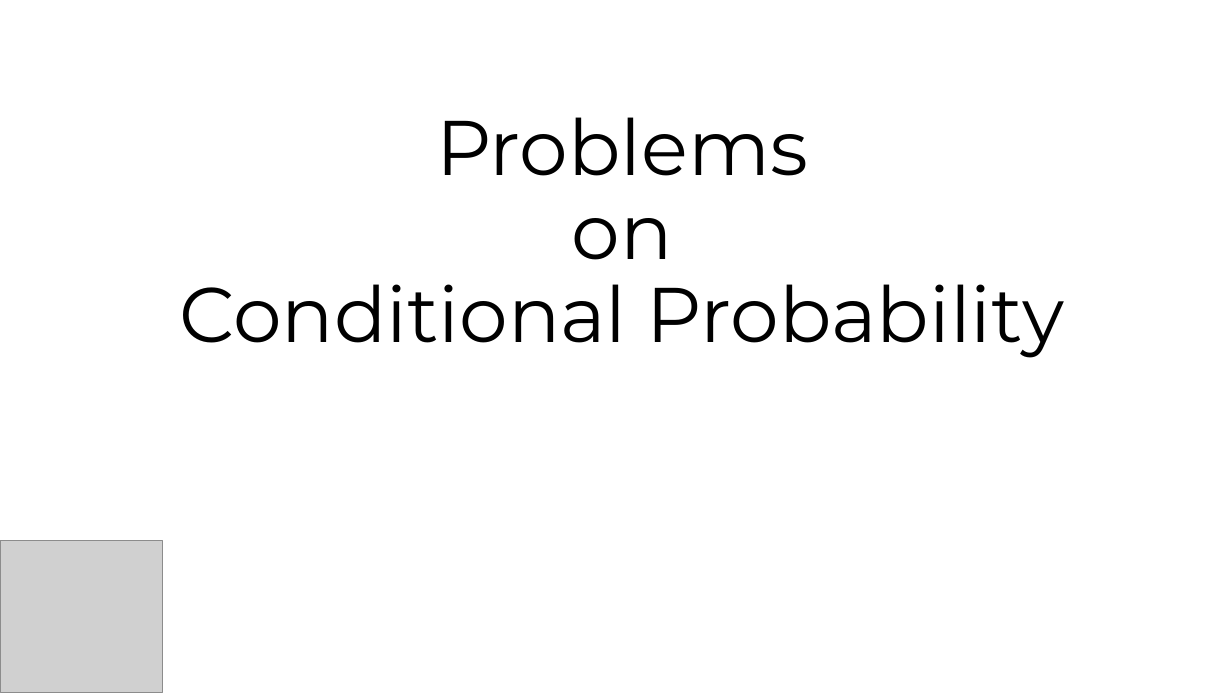
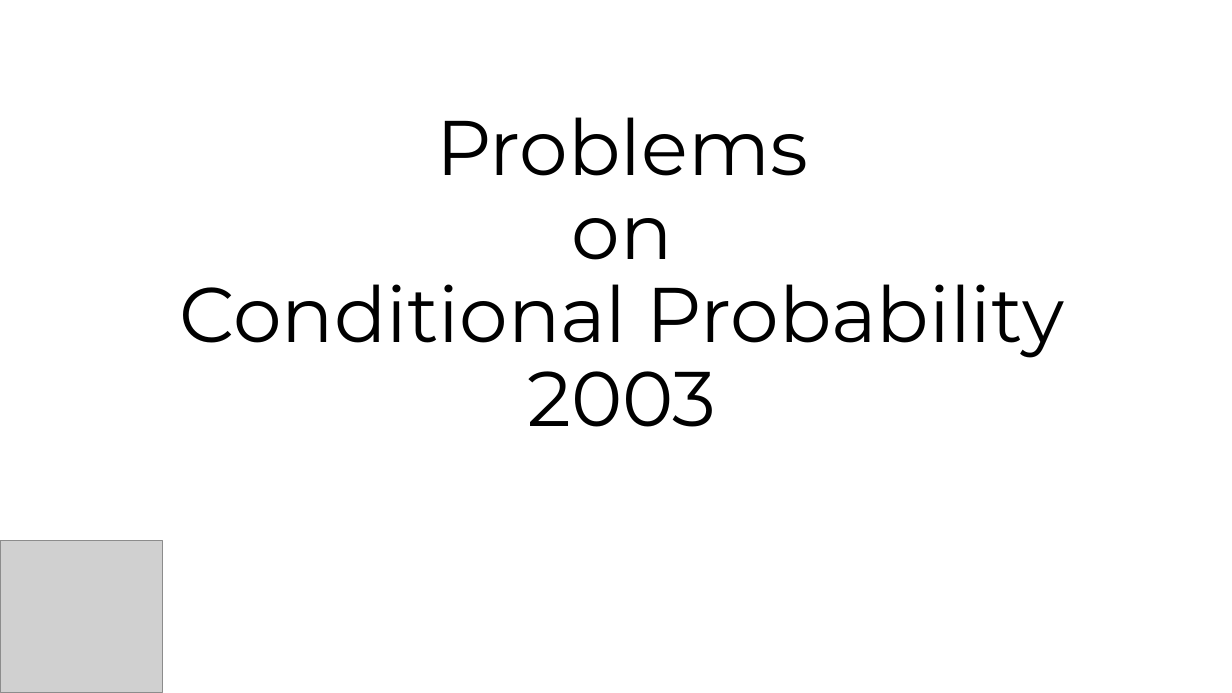
Before and after one commit to jinmang2/probability, a slide deck: slide 1 of 조건부확률 임용고시 2003.pptx. Drawn at 1232x693 pixels with LibreOffice and Linux fonts; fonts in the diff are those of the drawing; grey boxes stand for pictures. Boxes give left, top, right and bottom in pixels: in the first picture for what was removed or moved away, otherwise in the second. Text is boxed around its words. In the diff, an @@ line names an element or a change of style, - is before the commit and + after.

Commit message:
update link

```diff
--- a/조건부확률 임용고시 2003.pptx
+++ b/조건부확률 임용고시 2003.pptx
@@ title at (x1=180, y1=117, x2=1064, y2=427): text changed @@
-Problems
-on
-Conditional Probability
+Problems
+on
+Conditional Probability
+2003
```
